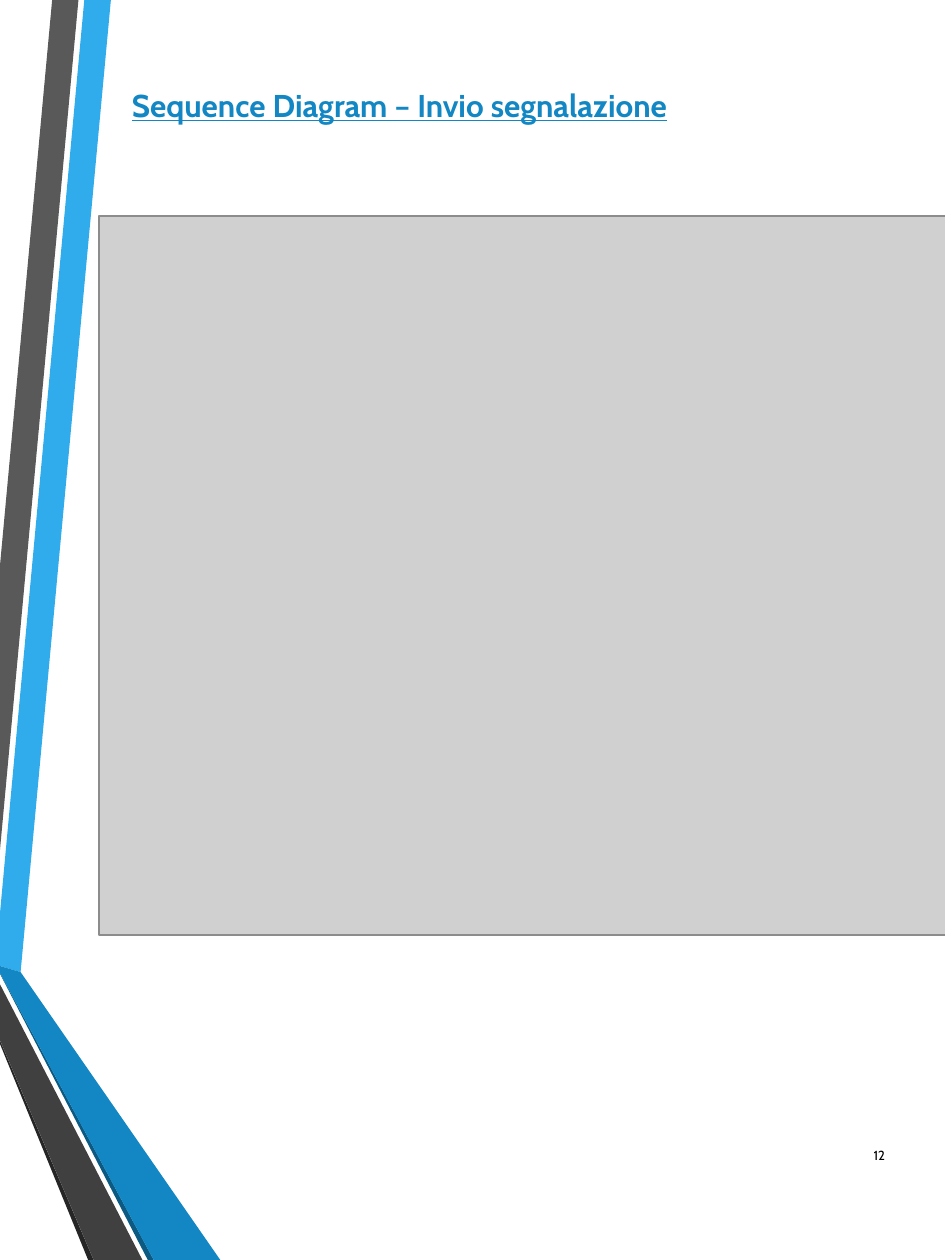
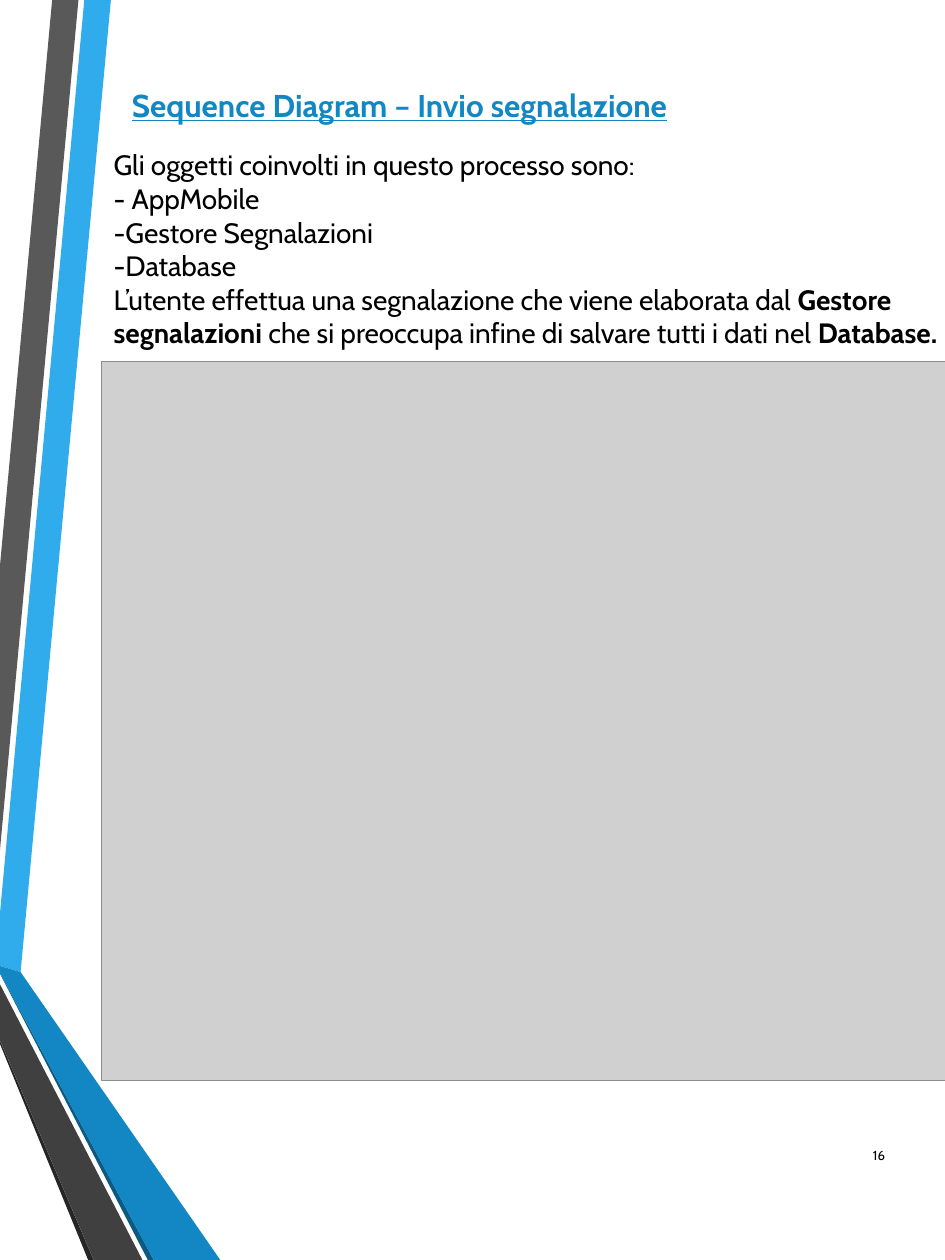
Before and after one commit to federicomegler/traffic-monitor, a slide deck: slide 16 of Design/Traffic_monitor.pptx (slide 12 before the commit). Drawn at 945x1260 pixels with LibreOffice and Linux fonts; fonts in the diff are those of the drawing; grey boxes stand for pictures. Boxes give left, top, right and bottom in pixels: in the first picture for what was removed or moved away, otherwise in the second. Text is boxed around its words. In the diff, an @@ line names an element or a change of style, - is before the commit and + after.

```diff
--- a/Design/Traffic_monitor.pptx
+++ b/Design/Traffic_monitor.pptx
@@ text added at (114, 154, 938, 350), 16 pt, text #000000 @@
+Gli oggetti coinvolti in questo processo sono:
+- AppMobile
+-Gestore Segnalazioni
+-Database
+L’utente effettua una segnalazione che viene elaborata dal Gestore segnalazioni che si preoccupa infine di salvare tutti i dati nel Database.
@@ picture: place and size @@
-picture at (100, 215, 945, 935)
+picture at (101, 362, 945, 1081)
@@ page number at (873, 1150, 885, 1160): text changed @@
-12
+16
```
Also in this commit, not shown: 9 other slides changed, 1 slide removed.
